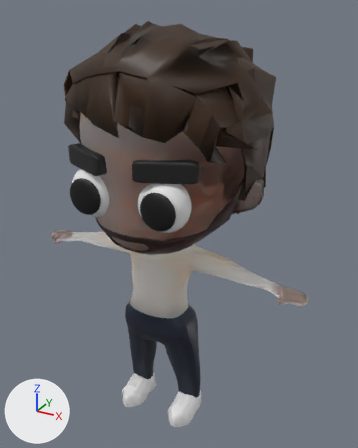
Two versions of the Blender file char.blend, one commit apart.
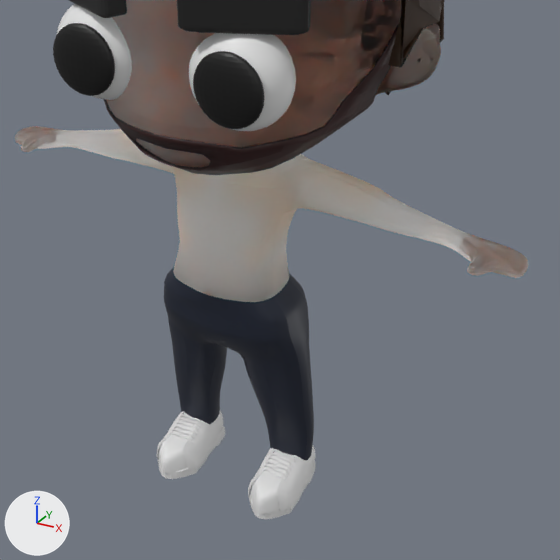
Each version is shown whole from a 50 mm lens placed at (2.53, -4.35, 4.54), pointed at (0.05, 0.15, 2.28), then close up on the part from 12% to 91% of the width and 37% to 100% of the height. Lighting does not change. The marker at lower left points along +X, +Y and +Z.

Before the edit, the objects in view are built like this:
```python
me_cube_002 = bpy.data.meshes.new('Cube.002')
me_cube_002.from_pydata(...)  # 140 vertices, 138 faces; spans x 1.05..2.7, y -1.93..3.48, z -0.8..1.96
me_cylinder = bpy.data.meshes.new('Cylinder')
me_cylinder.from_pydata(...)  # 1008 vertices, 964 faces; spans x -1.64..1.64, y -0.92..0.99, z 1.42..4.17
me_cylinder.polygons.foreach_set('use_smooth', [True] * 964)
me_cylinder.materials.append(mat_material_001)  # beige #e79c80
me_sphere = bpy.data.meshes.new('Sphere')
me_sphere.from_pydata(...)  # a UV sphere (32 segments, 16 rings, poles along z) spanning x -1.0..1.0, y -1.0..1.0, z -1.0..1.0
me_sphere.polygons.foreach_set('use_smooth', [True] * 512)
ob_cylinder = bpy.data.objects.new('Cylinder', me_cylinder)
ob_cylinder.location = (0.0, 0.0, 0.0)
_m = ob_cylinder.modifiers.new('Subdivision', 'SUBSURF')
_m.levels = 2
_m = ob_cylinder.modifiers.new('Mirror', 'MIRROR')
ob_eyer = bpy.data.objects.new('eyeR', me_sphere)
ob_eyer.location = (0.372, -0.712, 2.872)
ob_eyer.scale = (0.262, 0.198, 0.262)
ob_suelas = bpy.data.objects.new('suelas', me_cube_002)
ob_suelas.location = (0.0, -0.353, 0.0)
ob_suelas.scale = (0.179, 0.113, 0.0301)
_m = ob_suelas.modifiers.new('Mirror', 'MIRROR')
_m = ob_suelas.modifiers.new('Subdivision', 'SUBSURF')
_m.levels = 2
_m.render_levels = 1
# also in view: 'eyeR.002' at (-0.41, -0.71, 2.87); 'pupilR.001' at (-0.42, -0.87, 2.86); 'Hair' at (0.01, 0.08, 3.37); 'SHOES.002' at (0.0, -0.21, 0.12); 'SHOES.001' at (0.0, -0.33, 0.12)
```
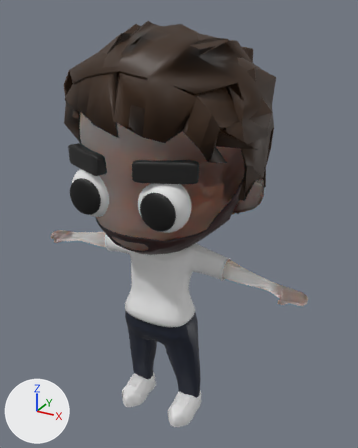
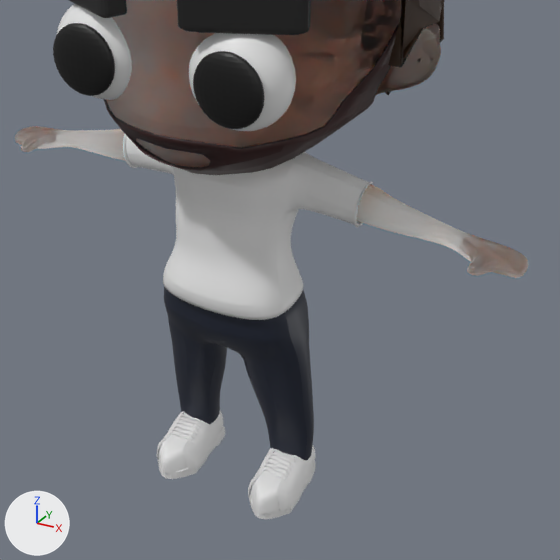
Commit message: t shirt shirt

Edits to the bpy script that builds the scene:
```text
Add me_cylinder_006:
    me_cylinder_006.from_pydata(...)  # 172 vertices, 158 faces; spans x -0.78..0.77, y -0.52..0.18, z 1.33..2.24
    me_cylinder_006.polygons.foreach_set('use_smooth', [True] * 158)
Add ob_t_shirt:
    ob_t_shirt = bpy.data.objects.new('T-shirt', me_cylinder_006)
    ob_t_shirt.location = (0.0, 0.0, 0.0)
    _m = ob_t_shirt.modifiers.new('Subdivision', 'SUBSURF')
    _m.levels = 2
    _m = ob_t_shirt.modifiers.new('Solidify', 'SOLIDIFY')
```

What differs and where, as boxes [x1, y1, x2, y2] in the close-ups (560 x 560 px):
'T-shirt', added
    after: [123, 134, 373, 320]
